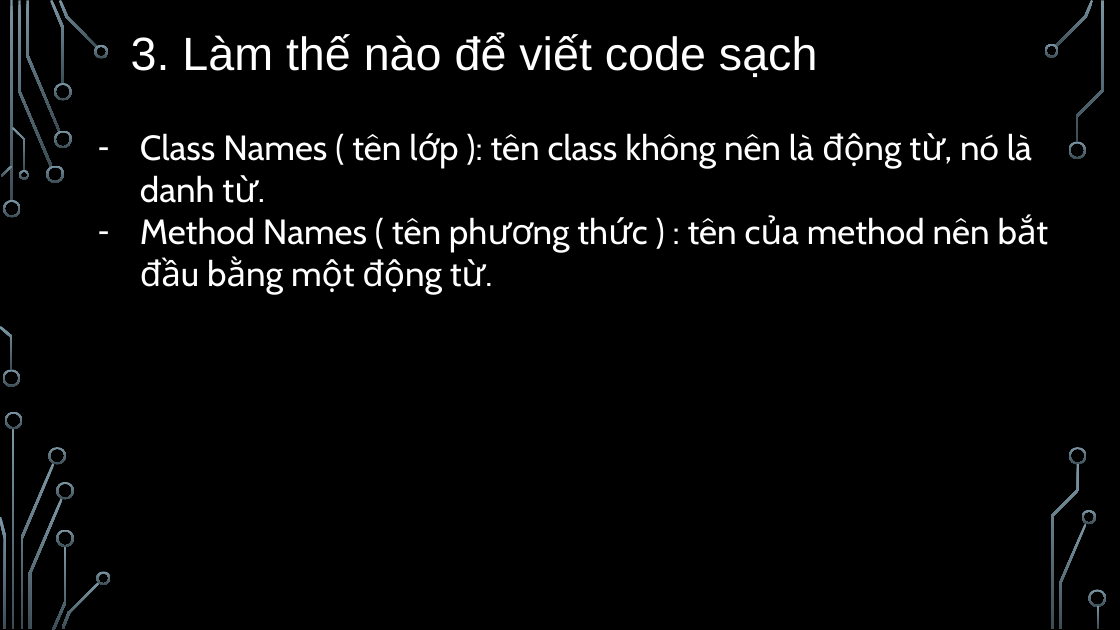
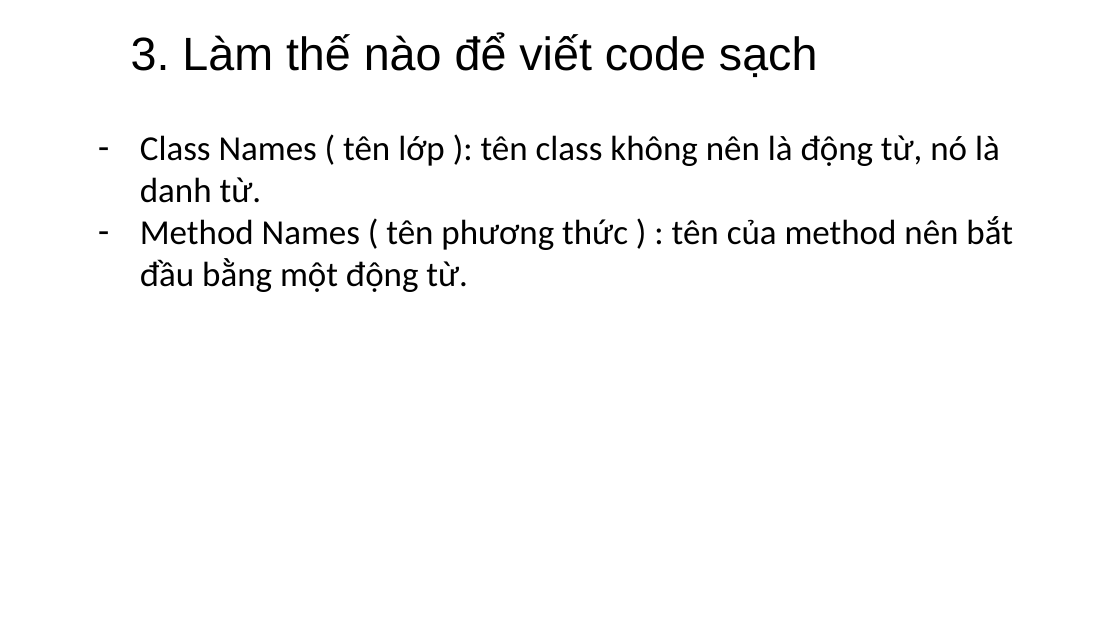
Before and after one commit to quocTuan02/demo, a slide deck: slide 13 of Note/CleanCode.pptx. Drawn at 1120x630 pixels with LibreOffice and Linux fonts; fonts in the diff are those of the drawing; background and template pictures are left out. Boxes give left, top, right and bottom in pixels: in the first picture for what was removed or moved away, otherwise in the second. Text is boxed around its words. In the diff, an @@ line names an element or a change of style, - is before the commit and + after.

```diff
--- a/Note/CleanCode.pptx
+++ b/Note/CleanCode.pptx
@@ background picture (left out) to #FFFFFF @@
@@ text "3. Làm thế nào để ..." at (x1=131, y1=34, x2=818, y2=77): text colour #FFFFFF to #000000 @@
@@ text "Class Names ( tên lớp ..." at (x1=140, y1=135, x2=1013, y2=292): font Cabin to Calibri, text colour #FFFFFF to #000000 @@
@@ group removed at (x1=0, y1=0, x2=1107, y2=630): 33 freeform shapes, 3 rectangles @@
```
Also in this commit, not shown: 21 other slides changed.
